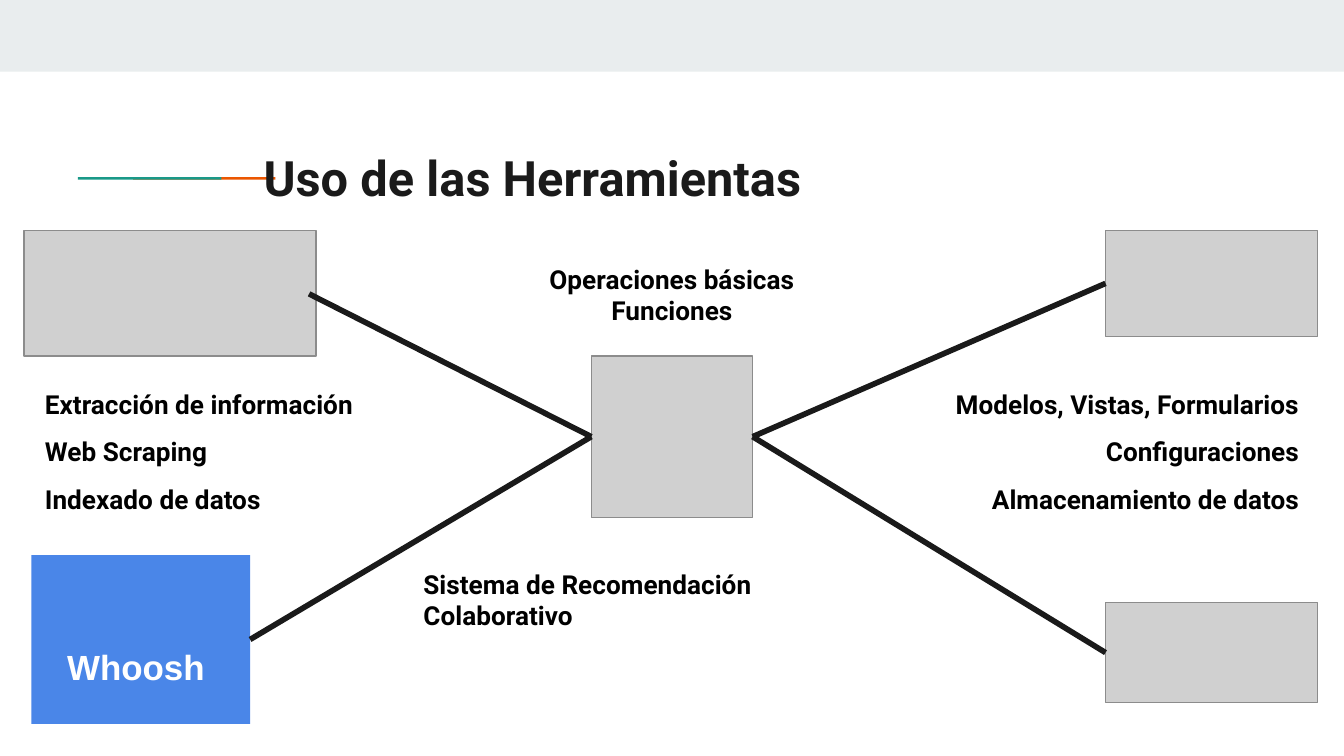
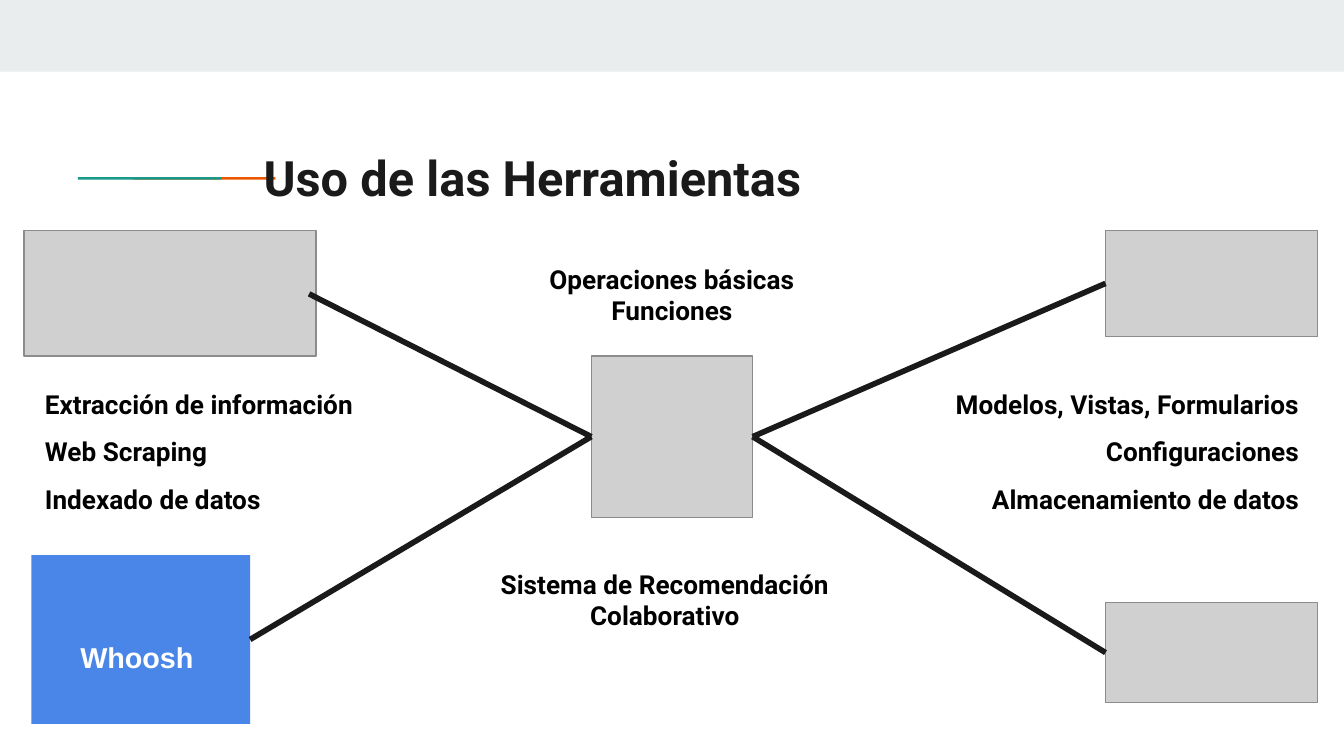
Before and after one commit to fraalepal/aii-nba, a slide deck: slide 5 of Documentacion/Trabajo AII Presentación Francisco Alé Palacios.pptx. Drawn at 1344x756 pixels with LibreOffice and Linux fonts; fonts in the diff are those of the drawing; grey boxes stand for pictures. Boxes give left, top, right and bottom in pixels: in the first picture for what was removed or moved away, otherwise in the second. Text is boxed around its words. In the diff, an @@ line names an element or a change of style, - is before the commit and + after.

```diff
--- a/Documentacion/Trabajo AII Presentación Francisco Alé Palacios.pptx
+++ b/Documentacion/Trabajo AII Presentación Francisco Alé Palacios.pptx
@@ rectangle "Whoosh" at [31,555,250,724]: size 18.7 to 15.4 pt @@
@@ text "Sistema de Recomendación Colaborativo" at [501,574,829,626]: alignment left to centre @@
```
Also in this commit, not shown: 3 other slides changed, 33 other files.
